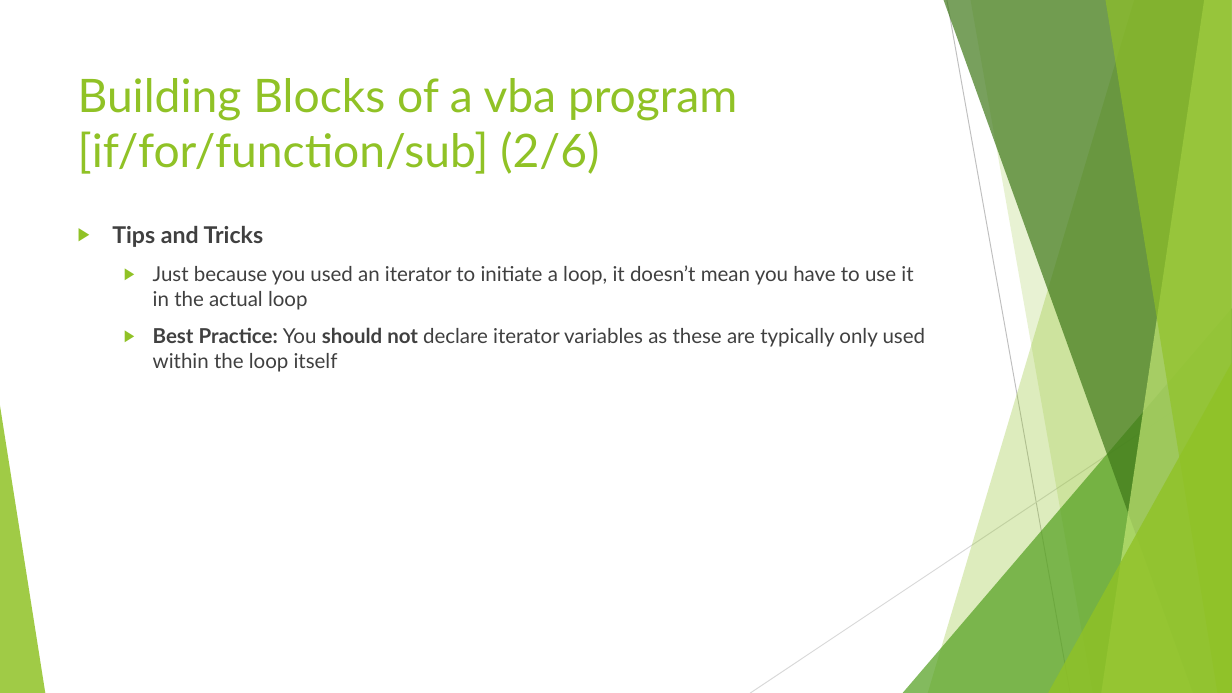
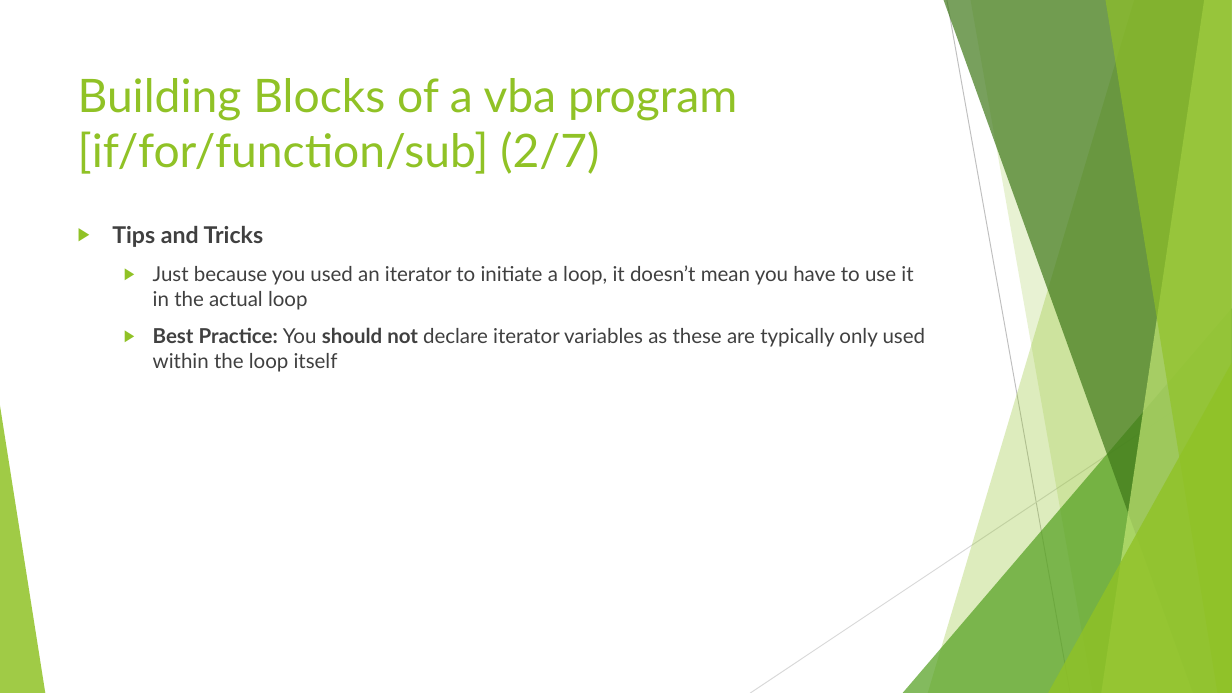
Before and after one commit to lifeinData/vba_senimar_datathon, a slide deck: slide 13 of VBA Seminar.pptx. Drawn at 1232x693 pixels with LibreOffice and Linux fonts; fonts in the diff are those of the drawing. Boxes give left, top, right and bottom in pixels: in the first picture for what was removed or moved away, otherwise in the second. Text is boxed around its words. In the diff, an @@ line names an element or a change of style, - is before the commit and + after.

```diff
--- a/VBA Seminar.pptx
+++ b/VBA Seminar.pptx
@@ title at (x1=78, y1=78, x2=737, y2=174): text changed @@
-Building Blocks of a vba program [if/for/function/sub] (2/6)
+Building Blocks of a vba program [if/for/function/sub] (2/7)
```
Also in this commit, not shown: 13 other slides changed, 2 slides added, 1 other file.
